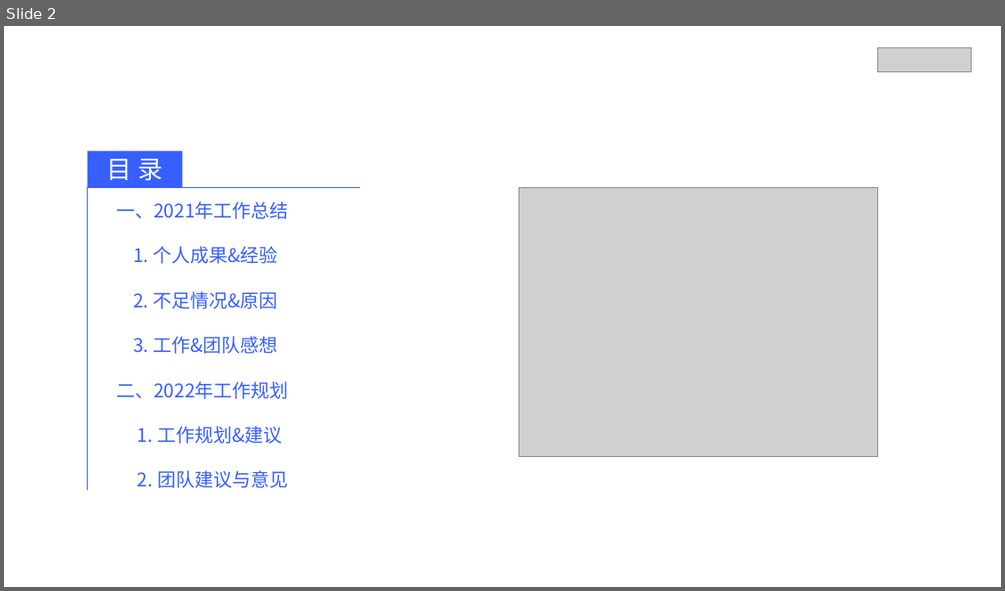
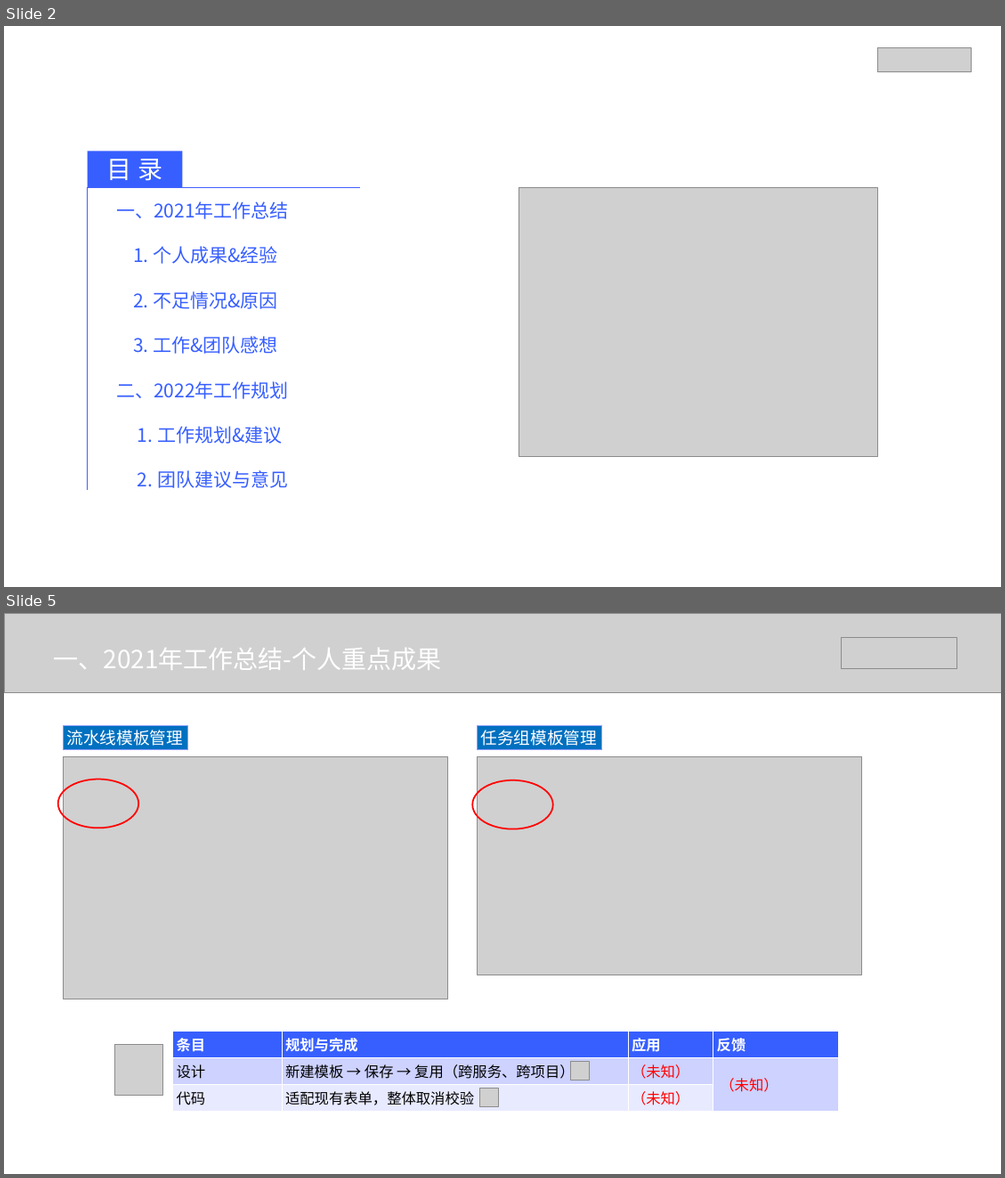
Before and after one commit to lvll-lll/get-get-climbing, a slide deck: doc/v/2021述职/互联网基础平台一部 2021年述职.pptx. Shown one above the other, each under a label of ours: slide 2 before the commit, slides 2 and 5 after it; the slides between them are not shown. The pictures are 1005x591 and 1005x1178 pixels, drawn with LibreOffice and Linux fonts; fonts in the diff are those of the drawing; grey boxes stand for pictures; background and template pictures are left out. Boxes give left, top, right and bottom in pixels: in the first picture for what was removed or moved away, otherwise in the second. Text is boxed around its words. In the diff, an @@ line names an element or a change of style, - is before the commit and + after.

```diff
--- a/doc/v/2021述职/互联网基础平台一部 2021年述职.pptx
+++ b/doc/v/2021述职/互联网基础平台一部 2021年述职.pptx
@@ slide 5 added at [4, 613, 1001, 1174], background #FFFFFF @@
@@ picture added at [4, 613, 1001, 692] @@
@@ picture added at [841, 638, 957, 668] @@
@@ text added at [54, 648, 442, 670], 48 pt, text #FFFFFF @@
+一、2021年工作总结-个人重点成果
@@ rectangle added at [63, 725, 188, 749], fill #0070C0, outline #8E9FFE 0.75 pt, 32 pt, text #FFFFFF @@
+流水线模板管理
@@ rectangle added at [477, 725, 602, 749], fill #0070C0, outline #8E9FFE 0.75 pt, 32 pt, text #FFFFFF @@
+任务组模板管理
@@ picture added at [63, 756, 448, 999] @@
@@ picture added at [477, 756, 862, 974] @@
@@ ellipse added at [58, 779, 138, 828], outline #FF0000 3 pt @@
@@ ellipse added at [472, 780, 553, 829], outline #FF0000 3 pt @@
@@ table added at [172, 1031, 839, 1111], 3 rows, 4 columns @@
+条目 | 规划与完成 | 应用 | 反馈
+设计 | 新建模板 → 保存 → 复用（跨服务、跨项目） | （未知） | （未知）
+代码 | 适配现有表单，整体取消校验 | （未知） | 
@@ picture added at [114, 1044, 163, 1095] @@
@@ picture added at [570, 1062, 589, 1079] @@
@@ picture added at [479, 1088, 498, 1106] @@
```
Also in this commit, not shown: 7 slides changed, 4 other slides added, 3 slides removed, 11 other files.
